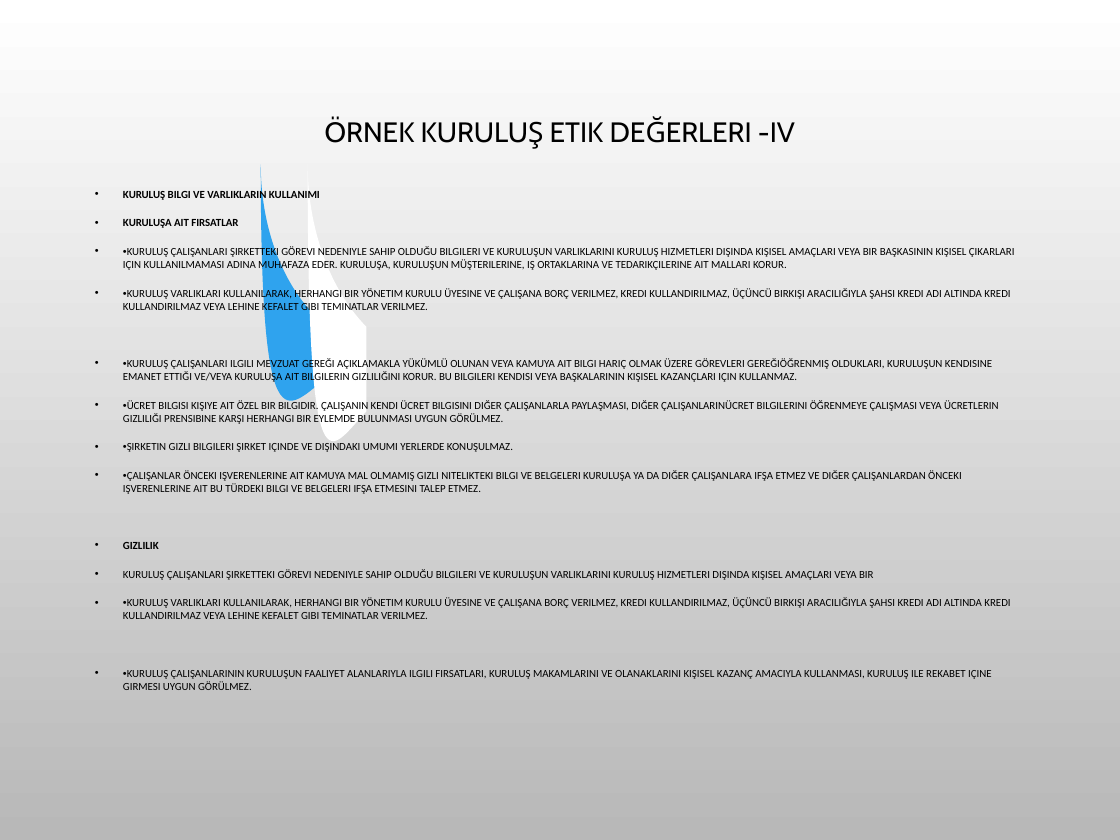
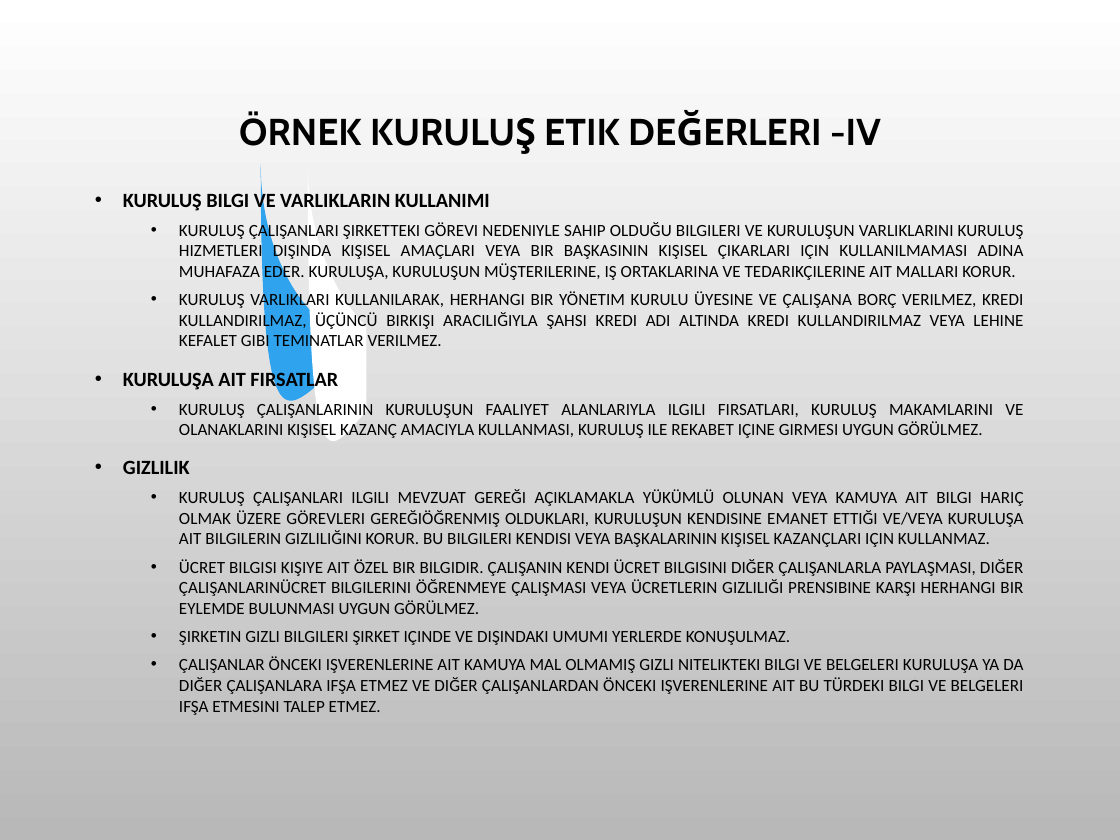
Before and after one commit to SevdanurGENC/20-21-Lecture-Notes, a slide deck: slide 25 of Bilişim Etiği ve Hukuku/9. Bolum - Meslek Etigi.ppt. Drawn at 1120x840 pixels with LibreOffice and Linux fonts; fonts in the diff are those of the drawing; background and template pictures are left out. Boxes give left, top, right and bottom in pixels: in the first picture for what was removed or moved away, otherwise in the second. Text is boxed around its words. In the diff, an @@ line names an element or a change of style, - is before the commit and + after.

```diff
--- a/Bilişim Etiği ve Hukuku/9. Bolum - Meslek Etigi.ppt
+++ b/Bilişim Etiği ve Hukuku/9. Bolum - Meslek Etigi.ppt
@@ title "ÖRNEK KURULUŞ ETIK DEĞERLERI -IV" at [239, 113, 881, 146]: size 18 to 24 pt, bold on @@
@@ text at [123, 190, 490, 474]: size 7 to 13 pt in "KURULUŞ BILGI VE VARLIKLARIN KULLANIMI", "KURULUŞA AIT FIRSATLAR", "GIZLILIK"; alignment left to justified @@
@@ text at [179, 222, 1024, 352]: paragraphs added @@
+  • KURULUŞ ÇALIŞANLARI ŞIRKETTEKI GÖREVI NEDENIYLE SAHIP OLDUĞU BILGILERI VE KURULUŞUN VARLIKLARINI KURULUŞ HIZMETLERI DIŞINDA KIŞISEL AMAÇLARI VEYA BIR BAŞKASININ KIŞISEL ÇIKARLARI IÇIN KULLANILMAMASI ADINA MUHAFAZA EDER. KURULUŞA, KURULUŞUN MÜŞTERILERINE, IŞ ORTAKLARINA VE TEDARIKÇILERINE AIT MALLARI KORUR.
+  • KURULUŞ VARLIKLARI KULLANILARAK, HERHANGI BIR YÖNETIM KURULU ÜYESINE VE ÇALIŞANA BORÇ VERILMEZ, KREDI KULLANDIRILMAZ, ÜÇÜNCÜ BIRKIŞI ARACILIĞIYLA ŞAHSI KREDI ADI ALTINDA KREDI KULLANDIRILMAZ VEYA LEHINE KEFALET GIBI TEMINATLAR VERILMEZ.
@@ text at [179, 404, 1023, 438]: text changed; size 7 to 11 pt @@
-• •KURULUŞ ÇALIŞANLARI ŞIRKETTEKI GÖREVI NEDENIYLE SAHIP OLDUĞU BILGILERI VE KURULUŞUN VARLIKLARINI KURULUŞ HIZMETLERI DIŞINDA KIŞISEL AMAÇLARI VEYA BIR BAŞKASININ KIŞISEL ÇIKARLARI IÇIN KULLANILMAMASI ADINA MUHAFAZA EDER. KURULUŞA, KURULUŞUN MÜŞTERILERINE, IŞ ORTAKLARINA VE TEDARIKÇILERINE AIT MALLARI KORUR.
-• •KURULUŞ VARLIKLARI KULLANILARAK, HERHANGI BIR YÖNETIM KURULU ÜYESINE VE ÇALIŞANA BORÇ VERILMEZ, KREDI KULLANDIRILMAZ, ÜÇÜNCÜ BIRKIŞI ARACILIĞIYLA ŞAHSI KREDI ADI ALTINDA KREDI KULLANDIRILMAZ VEYA LEHINE KEFALET GIBI TEMINATLAR VERILMEZ.
-• •KURULUŞ ÇALIŞANLARI ILGILI MEVZUAT GEREĞI AÇIKLAMAKLA YÜKÜMLÜ OLUNAN VEYA KAMUYA AIT BILGI HARIÇ OLMAK ÜZERE GÖREVLERI GEREĞIÖĞRENMIŞ OLDUKLARI, KURULUŞUN KENDISINE EMANET ETTIĞI VE/VEYA KURULUŞA AIT BILGILERIN GIZLILIĞINI KORUR. BU BILGILERI KENDISI VEYA BAŞKALARININ KIŞISEL KAZANÇLARI IÇIN KULLANMAZ.
-• •ÜCRET BILGISI KIŞIYE AIT ÖZEL BIR BILGIDIR. ÇALIŞANIN KENDI ÜCRET BILGISINI DIĞER ÇALIŞANLARLA PAYLAŞMASI, DIĞER ÇALIŞANLARINÜCRET BILGILERINI ÖĞRENMEYE ÇALIŞMASI VEYA ÜCRETLERIN GIZLILIĞI PRENSIBINE KARŞI HERHANGI BIR EYLEMDE BULUNMASI UYGUN GÖRÜLMEZ.
-• •ŞIRKETIN GIZLI BILGILERI ŞIRKET IÇINDE VE DIŞINDAKI UMUMI YERLERDE KONUŞULMAZ.
-• •ÇALIŞANLAR ÖNCEKI IŞVERENLERINE AIT KAMUYA MAL OLMAMIŞ GIZLI NITELIKTEKI BILGI VE BELGELERI KURULUŞA YA DA DIĞER ÇALIŞANLARA IFŞA ETMEZ VE DIĞER ÇALIŞANLARDAN ÖNCEKI IŞVERENLERINE AIT BU TÜRDEKI BILGI VE BELGELERI IFŞA ETMESINI TALEP ETMEZ.
+  • KURULUŞ ÇALIŞANLARININ KURULUŞUN FAALIYET ALANLARIYLA ILGILI FIRSATLARI, KURULUŞ MAKAMLARINI VE OLANAKLARINI KIŞISEL KAZANÇ AMACIYLA KULLANMASI, KURULUŞ ILE REKABET IÇINE GIRMESI UYGUN GÖRÜLMEZ.
@@ text at [179, 490, 1024, 715]: text changed; size 7 to 11 pt @@
-• KURULUŞ ÇALIŞANLARI ŞIRKETTEKI GÖREVI NEDENIYLE SAHIP OLDUĞU BILGILERI VE KURULUŞUN VARLIKLARINI KURULUŞ HIZMETLERI DIŞINDA KIŞISEL AMAÇLARI VEYA BIR
-• •KURULUŞ VARLIKLARI KULLANILARAK, HERHANGI BIR YÖNETIM KURULU ÜYESINE VE ÇALIŞANA BORÇ VERILMEZ, KREDI KULLANDIRILMAZ, ÜÇÜNCÜ BIRKIŞI ARACILIĞIYLA ŞAHSI KREDI ADI ALTINDA KREDI KULLANDIRILMAZ VEYA LEHINE KEFALET GIBI TEMINATLAR VERILMEZ.
-• •KURULUŞ ÇALIŞANLARININ KURULUŞUN FAALIYET ALANLARIYLA ILGILI FIRSATLARI, KURULUŞ MAKAMLARINI VE OLANAKLARINI KIŞISEL KAZANÇ AMACIYLA KULLANMASI, KURULUŞ ILE REKABET IÇINE GIRMESI UYGUN GÖRÜLMEZ.
+  • KURULUŞ ÇALIŞANLARI ILGILI MEVZUAT GEREĞI AÇIKLAMAKLA YÜKÜMLÜ OLUNAN VEYA KAMUYA AIT BILGI HARIÇ OLMAK ÜZERE GÖREVLERI GEREĞIÖĞRENMIŞ OLDUKLARI, KURULUŞUN KENDISINE EMANET ETTIĞI VE/VEYA KURULUŞA AIT BILGILERIN GIZLILIĞINI KORUR. BU BILGILERI KENDISI VEYA BAŞKALARININ KIŞISEL KAZANÇLARI IÇIN KULLANMAZ.
+  • ÜCRET BILGISI KIŞIYE AIT ÖZEL BIR BILGIDIR. ÇALIŞANIN KENDI ÜCRET BILGISINI DIĞER ÇALIŞANLARLA PAYLAŞMASI, DIĞER ÇALIŞANLARINÜCRET BILGILERINI ÖĞRENMEYE ÇALIŞMASI VEYA ÜCRETLERIN GIZLILIĞI PRENSIBINE KARŞI HERHANGI BIR EYLEMDE BULUNMASI UYGUN GÖRÜLMEZ.
+  • ŞIRKETIN GIZLI BILGILERI ŞIRKET IÇINDE VE DIŞINDAKI UMUMI YERLERDE KONUŞULMAZ.
+  • ÇALIŞANLAR ÖNCEKI IŞVERENLERINE AIT KAMUYA MAL OLMAMIŞ GIZLI NITELIKTEKI BILGI VE BELGELERI KURULUŞA YA DA DIĞER ÇALIŞANLARA IFŞA ETMEZ VE DIĞER ÇALIŞANLARDAN ÖNCEKI IŞVERENLERINE AIT BU TÜRDEKI BILGI VE BELGELERI IFŞA ETMESINI TALEP ETMEZ.
```
Also in this commit, not shown: 30 other slides changed, 9 other files.
